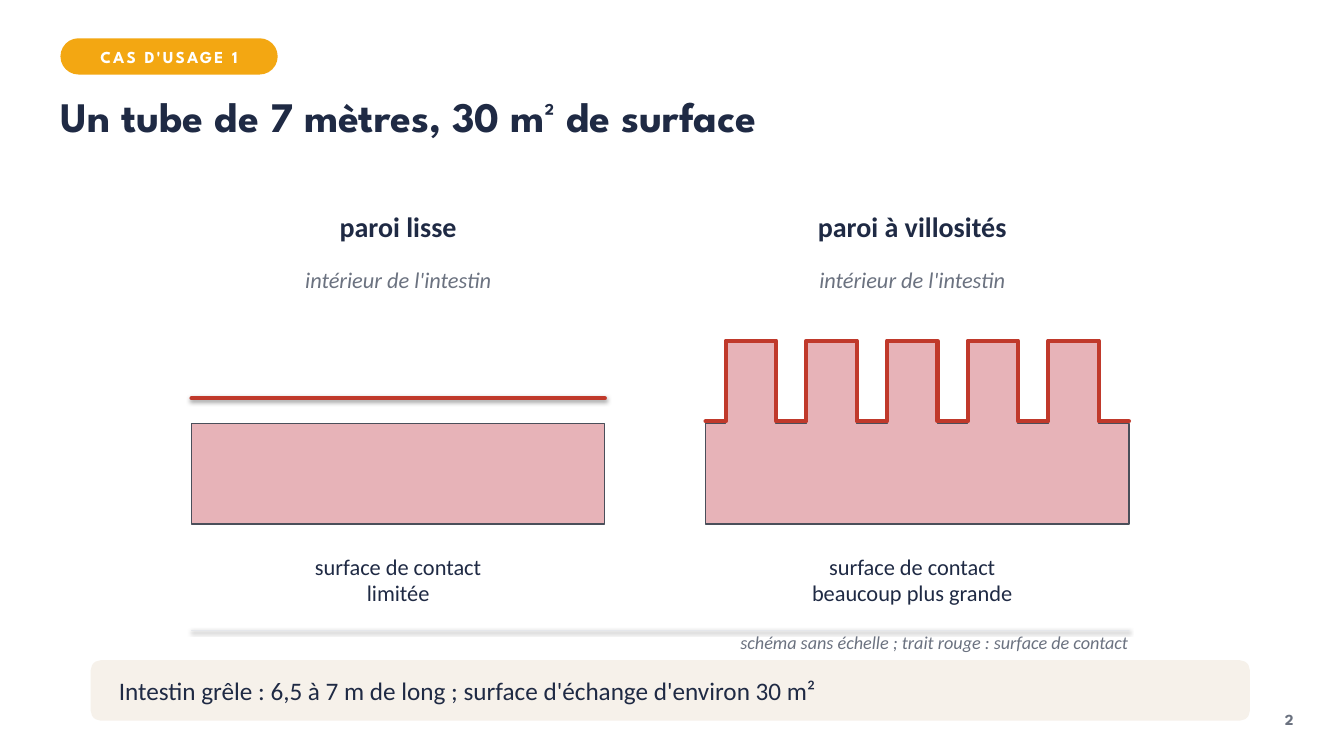
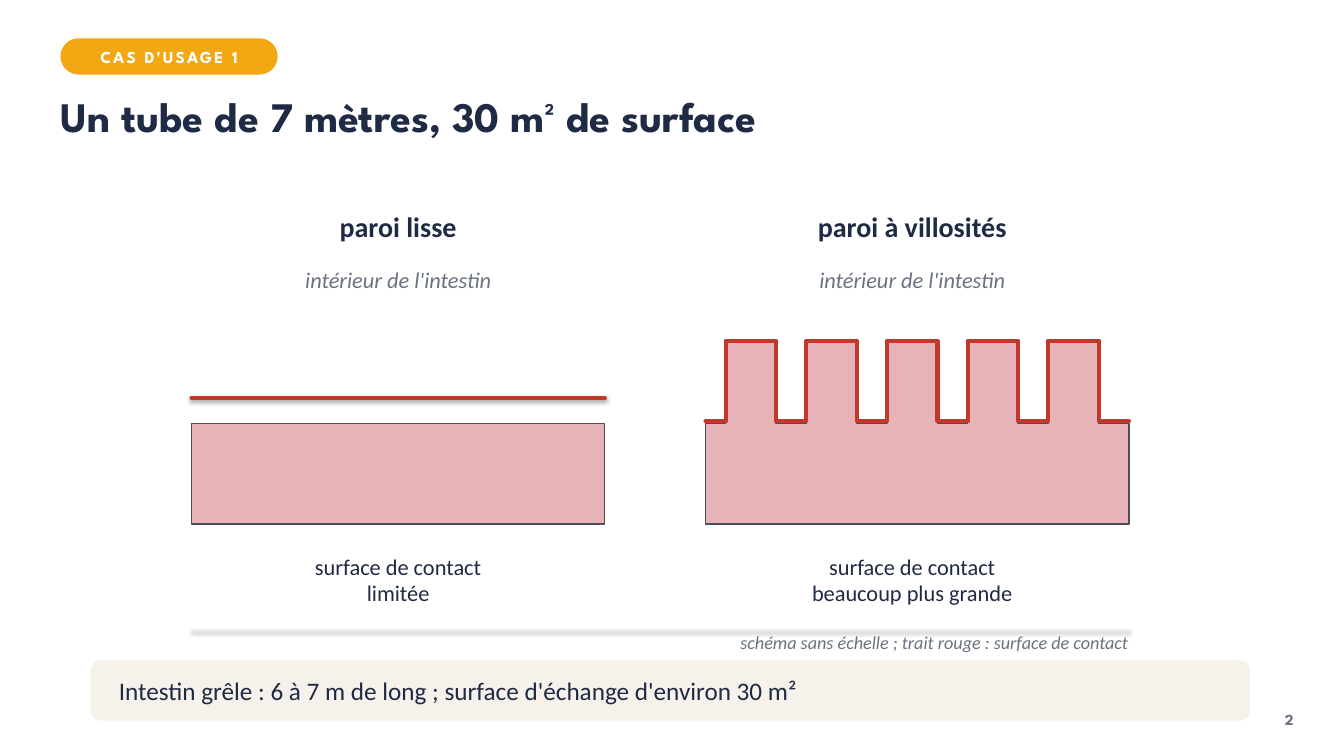
Before and after one commit to VinceIXIV/SVT-cour, a slide deck: slide 2 of cours/4e/S12-le-passage-des-nutriments-dans-le-sang/4e-S12-diaporama.pptx. Drawn at 1344x756 pixels with LibreOffice and Linux fonts; fonts in the diff are those of the drawing. Boxes give left, top, right and bottom in pixels: in the first picture for what was removed or moved away, otherwise in the second. Text is boxed around its words. In the diff, an @@ line names an element or a change of style, - is before the commit and + after.

```diff
--- a/cours/4e/S12-le-passage-des-nutriments-dans-le-sang/4e-S12-diaporama.pptx
+++ b/cours/4e/S12-le-passage-des-nutriments-dans-le-sang/4e-S12-diaporama.pptx
@@ text in rounded rectangle at box(119, 680, 797, 705): text changed @@
-Intestin grêle : 6,5 à 7 m de long ; surface d'échange d'environ 30 m²
+Intestin grêle : 6 à 7 m de long ; surface d'échange d'environ 30 m²
```
Also in this commit, not shown: 22 other files.
